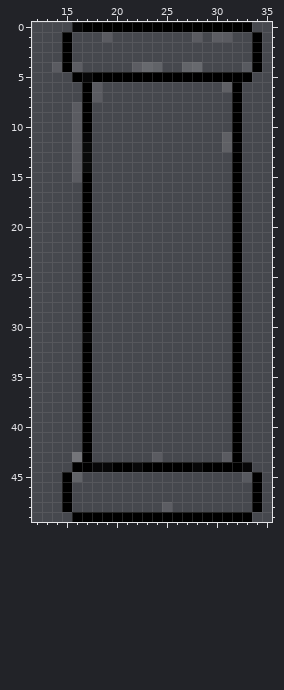
File history of a pixel-art sprite, public_html/gfx/vertical.png. The picture above was drawn from the file before the commit.
The file is 50x50 pixels. Pixels under 10% opacity are left out. Colours within 5 levels of each other are drawn and written as one. Shown: x 12..35, y 0..49.
Once edited:
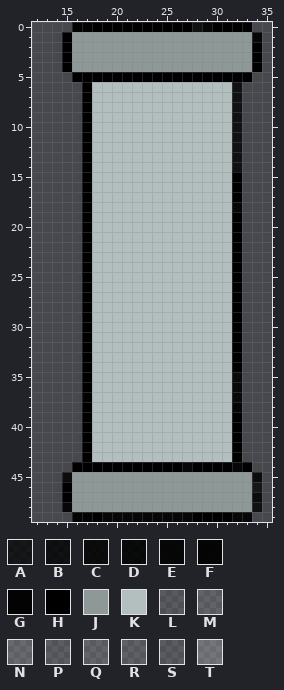
Palette (. is transparent): A #000000ac  B #000000c4  C #000000d5  D #000000dd  E #000000e6  F #000000ed  G #000000f3  H #000000  J #8e9897  K #b2bfbe  L #e8e9ea1d  M #f2f2f228  N #f2f2f231  P #f3f3f320  Q #f9f9f928  R #fefefe22  S #ffffff1b  T #ffffff3f
The edit:
Colour H becomes colour A in row 46 at x 34.
Colour G becomes colour B in row 12 at x 32.
Colour H becomes colour B in row 0 at x 28; in rows 6 to 11 at x 32; in rows 13 to 14 at x 32; in row 48 at x 34.
Colour H becomes colour C in row 45 at x 15 and 34; in row 47 at x 34.
Colour H becomes colour D in rows 35 to 37 at x 32.
Colour H becomes colour E in row 0 at x 29; in row 1 at x 34; in row 18 at x 32; in row 44 at x 27 and 32; in row 48 at x 15; in row 49 at x 19 to 27 and 32 to 33.
Colour H becomes colour F in row 38 at x 32.
Colour E becomes colour G in row 0 at x 16.
Colour H becomes colour G in row 0 at x 17 and 33; in row 37 at x 17; in row 49 at x 16 to 17.
Colour D becomes colour H in rows 12 to 14 at x 17.
Colour E becomes colour H in row 5 at x 17; in row 31 at x 17; in row 44 at x 18 to 19, 22, 28 and 33.
Colour F becomes colour H in row 11 at x 17.
The author put colour J in row 1 at x 16 to 18, 20 to 27, 29 and 32 to 33; in rows 2 to 3 at x 16 to 33; in row 4 at x 17 to 21, 25 to 26 and 29 to 32; in row 45 at x 17 to 32; in rows 46 to 47 at x 16 to 33; in row 48 at x 16 to 24 and 26 to 33.
Colour L becomes colour J in row 4 at x 33; in row 45 at x 33.
Colour M becomes colour J in row 4 at x 24; in row 45 at x 16.
Colour N becomes colour J in row 4 at x 23 and 28.
Colour P becomes colour J in row 1 at x 30; in row 4 at x 16 and 22; in row 48 at x 25.
Colour Q becomes colour J in row 4 at x 27.
Colour S becomes colour J in row 1 at x 19, 28 and 31.
The author put colour K in row 6 at x 19 to 30; in row 7 at x 19 to 31; in rows 8 to 10 at x 18 to 31; in rows 11 to 12 at x 18 to 30; in rows 13 to 42 at x 18 to 31; in row 43 at x 18 to 23 and 25 to 30.
Colour R becomes colour K in row 6 at x 31; in rows 11 to 12 at x 31.
Colour S becomes colour K in rows 6 to 7 at x 18; in row 43 at x 24 and 31.
The edit erases colour S in row 4 at x 14; in rows 8 to 15 at x 16.
The edit erases colour T in row 43 at x 16.
Changed places in both pictures, as pixel boxes (x1, y1, x2, y2):
changed: (52, 22, 262, 522)
